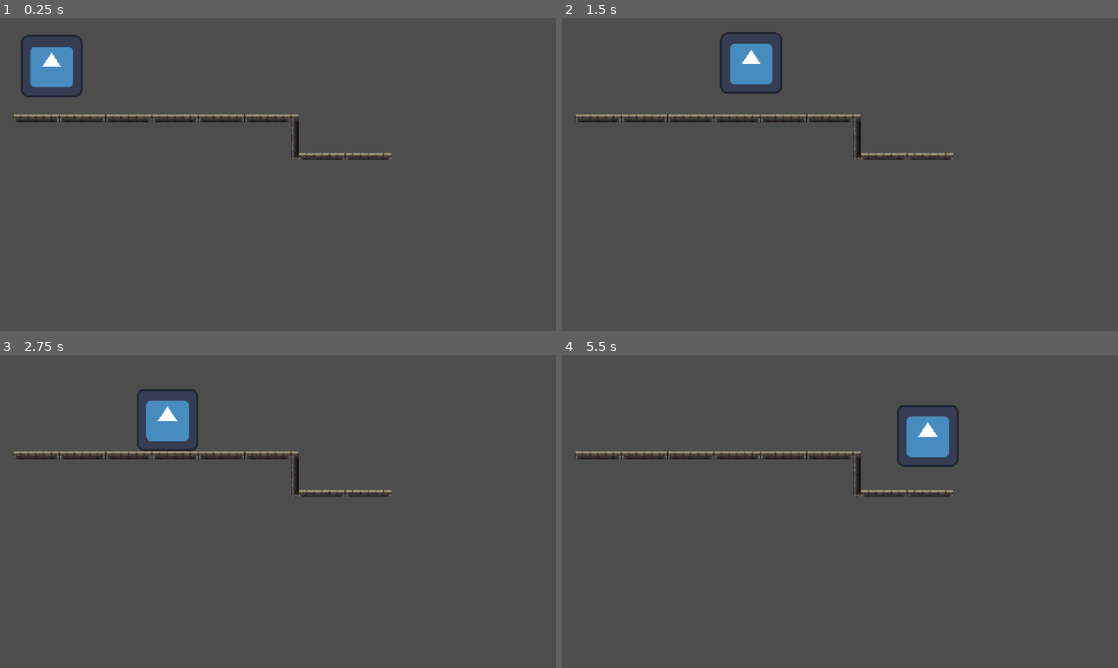
Above: before the commit, frames 1-4 (two rows, left to right).
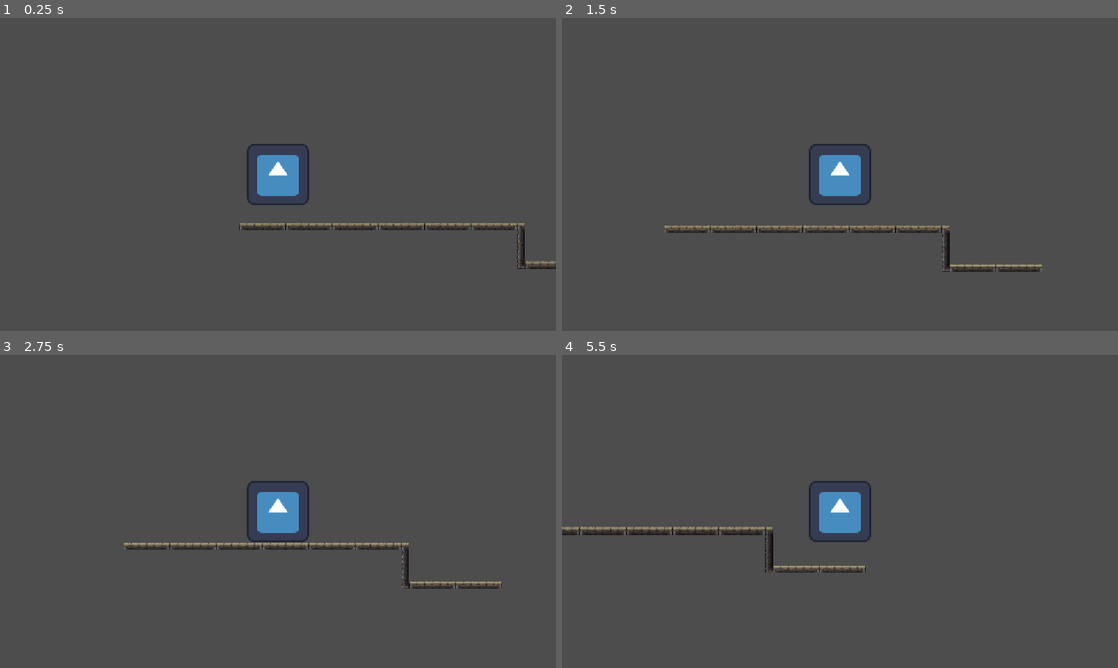
Above: after the commit, the same moments.

Repository: Yuco135/jumpstart-haven
Game: Godot game, scene res://main.tscn
The game is run twice, just before and just after one commit, with the same random seed, the same clock (stepped at 60 frames per second) and the same inputs. The engine's default icon, where the game draws it, is replaced by a stand-in: a white triangle on a blue panel in a dark square.
Inputs:
- Up to frame 1 (0.25 s): no input
- Up to frame 2 (1.5 s): hold D (Right) from 0.53 s (still down); tap W (Up) at 0.77 s
- Up to frame 3 (2.75 s): tap W (Up) at 1.52 s; release D (Right) at 2.03 s; hold A (Left) from 2.03 s (still down)
- Up to frame 4 (5.5 s): release A (Left) at 2.78 s; hold D (Right) 2.78-4.28 s; tap W (Up) at 3.02, 3.77, 4.52 s; hold A (Left) 4.28-5.03 s; hold D (Right) from 5.03 s (still down)

The runs differ from the first frame. In frame 1, 5.0% of the frame differs, in the area x 2-100%, y 5-81%; in frame 2, 5.2%, in the area x 2-87%, y 4-82%; in frame 3, 5.2%; in frame 4, 5.2%.

Commit message:
Added camera
well its in the title i added a camera

Diff:
--- a/main.tscn
+++ b/main.tscn
@@ -335,6 +335,8 @@
 [node name="CollisionShape2D" type="CollisionShape2D" parent="Player" unique_id=479199082]
 shape = SubResource("RectangleShape2D_3sy6q")
 
+[node name="Camera2D" type="Camera2D" parent="Player" unique_id=1351788798]
+
 [node name="TileMapLayer" type="TileMapLayer" parent="." unique_id=963383636]
 tile_map_data = PackedByteArray("AAD7/wgAAAAAAAAAAAD8/wgAAAABAAAAAAD9/wgAAAACAAAAAAD+/wgAAAADAAAAAAD//wgAAAAEAAAAAAAAAA …(784 unchanged characters)…
 tile_set = SubResource("TileSet_3sy6q")
--- a/project.godot
+++ b/project.godot
@@ -26,6 +26,7 @@
 "deadzone": 0.2,
 "events": [Object(InputEventKey,"resource_local_to_scene":false,"resource_name":"","device":-1,"window_id":0,"alt_press …(192 unchanged characters)…
 , Object(InputEventKey,"resource_local_to_scene":false,"resource_name":"","device":-1,"window_id":0,"alt_pressed":false …(186 unchanged characters)…
+, Object(InputEventKey,"resource_local_to_scene":false,"resource_name":"","device":-1,"window_id":0,"alt_pressed":false,"shift_pressed":false,"ctrl_pressed":false,"meta_pressed":false,"pressed":false,"keycode":0,"physical_keycode":32,"key_label":0,"unicode":32,"location":0,"echo":false,"script":null)
 ]
 }
 Left={
